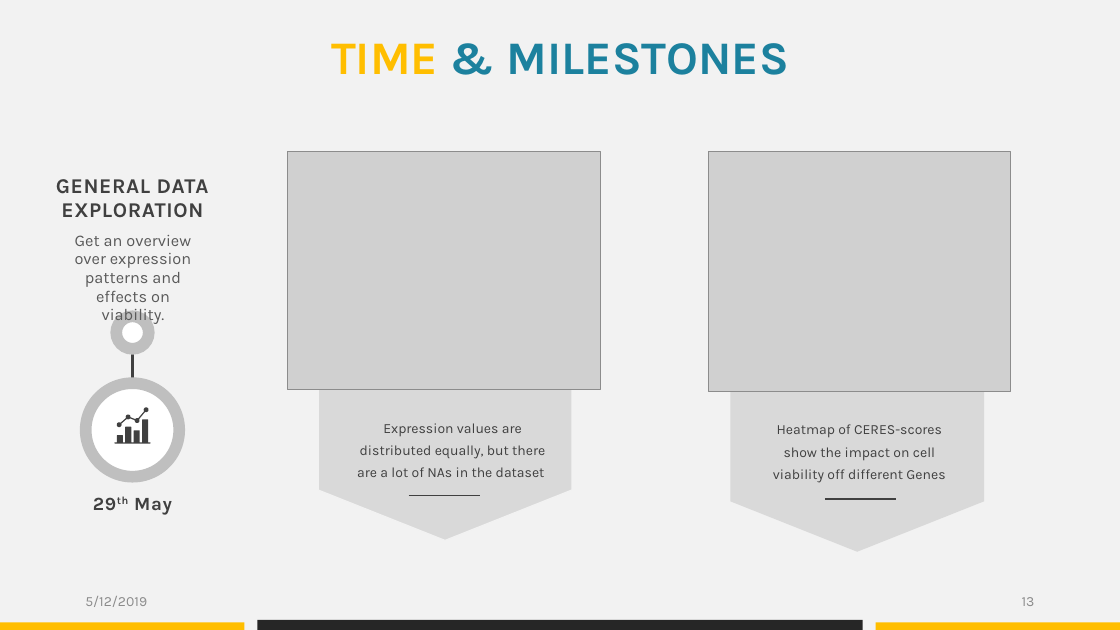
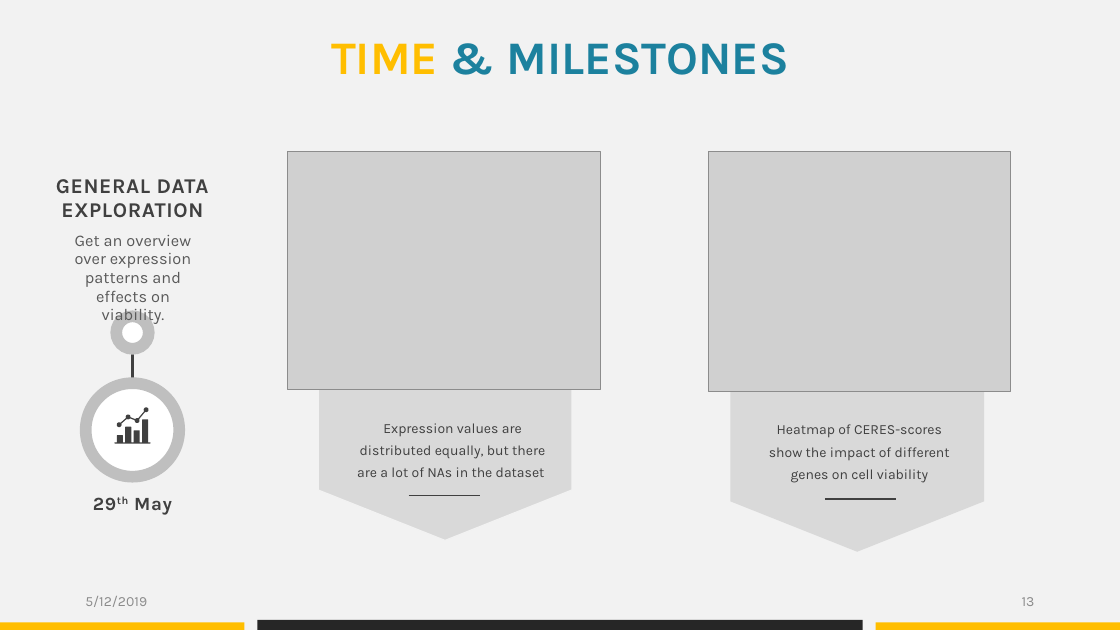
Before and after one commit to datascience-mobi/group-04-project-1-4, a slide deck: slide 13 of Project proposal_presentation_V1.pptx. Drawn at 1120x630 pixels with LibreOffice and Linux fonts; fonts in the diff are those of the drawing; grey boxes stand for pictures. Boxes give left, top, right and bottom in pixels: in the first picture for what was removed or moved away, otherwise in the second. Text is boxed around its words. In the diff, an @@ line names an element or a change of style, - is before the commit and + after.

```diff
--- a/Project proposal_presentation_V1.pptx
+++ b/Project proposal_presentation_V1.pptx
@@ text at [769, 424, 950, 483]: text changed @@
-Heatmap of CERES-scores show the impact on cell viability off different Genes
+Heatmap of CERES-scores show the impact of different genes on cell viability
```
Also in this commit, not shown: 9 other slides changed, 1 slide added, 1 slide removed.
